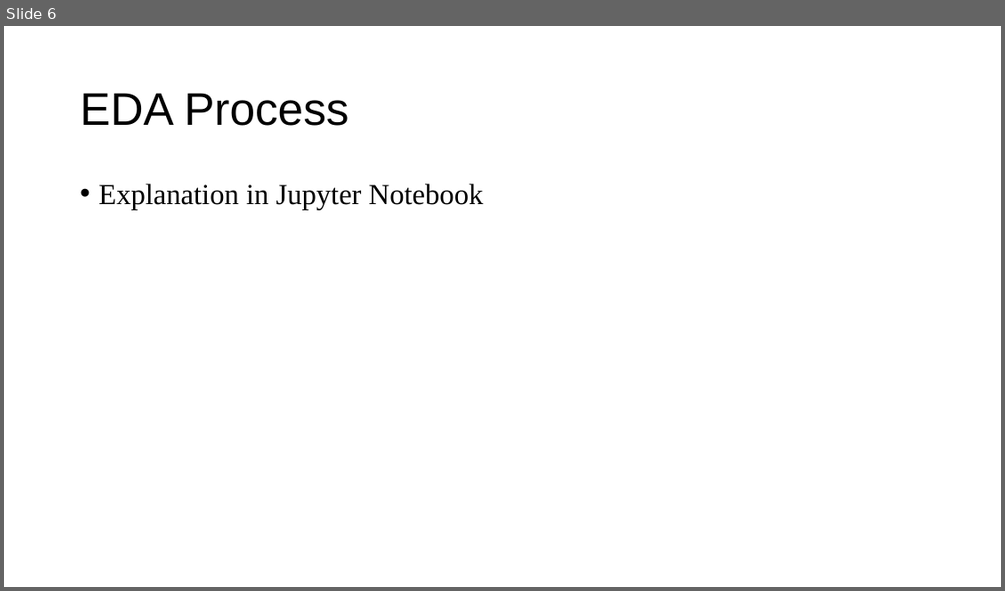
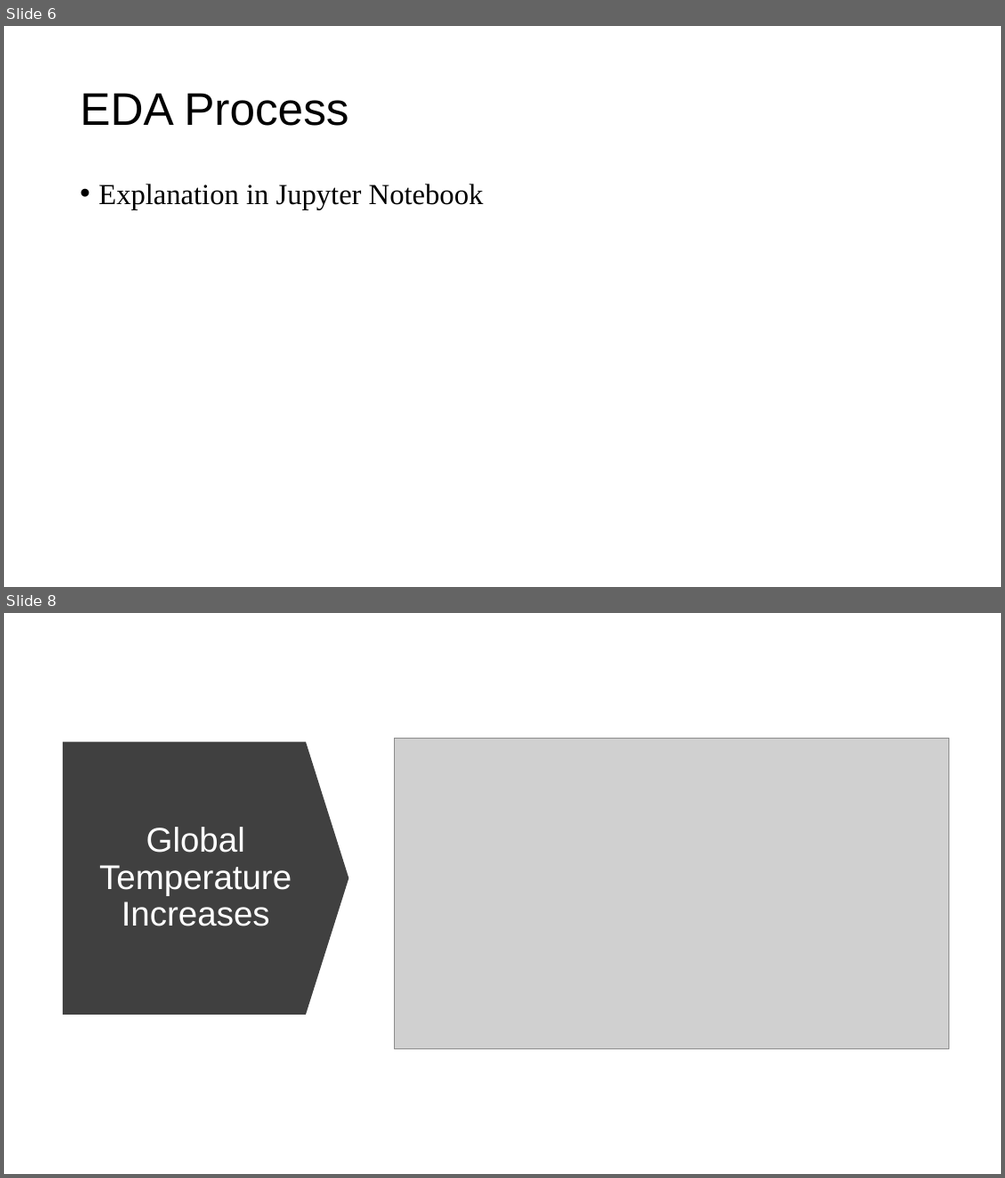
Before and after one commit to Mybiss55/DataAnalyticsProjects, a slide deck: Climate Change Presentation.pptx. Shown one above the other, each under a label of ours: slide 6 before the commit, slides 6 and 8 after it; the slides between them are not shown. The pictures are 1005x591 and 1005x1178 pixels, drawn with LibreOffice and Linux fonts; fonts in the diff are those of the drawing; grey boxes stand for pictures. Boxes give left, top, right and bottom in pixels: in the first picture for what was removed or moved away, otherwise in the second. Text is boxed around its words. In the diff, an @@ line names an element or a change of style, - is before the commit and + after.

```diff
--- a/Climate Change Presentation.pptx
+++ b/Climate Change Presentation.pptx
@@ slide 8 added at <box>4,613,1001,1174</box>, background #FFFFFF @@
@@ down arrow added at <box>63,742,349,1014</box>, fill #404040 @@
@@ picture added at <box>395,738,949,1048</box> @@
@@ title added at <box>99,827,291,926</box>, 33 pt, text #FFFFFF @@
+Global Temperature Increases
```
Also in this commit, not shown: 1 slide changed, 2 other slides added, 1 other file.
